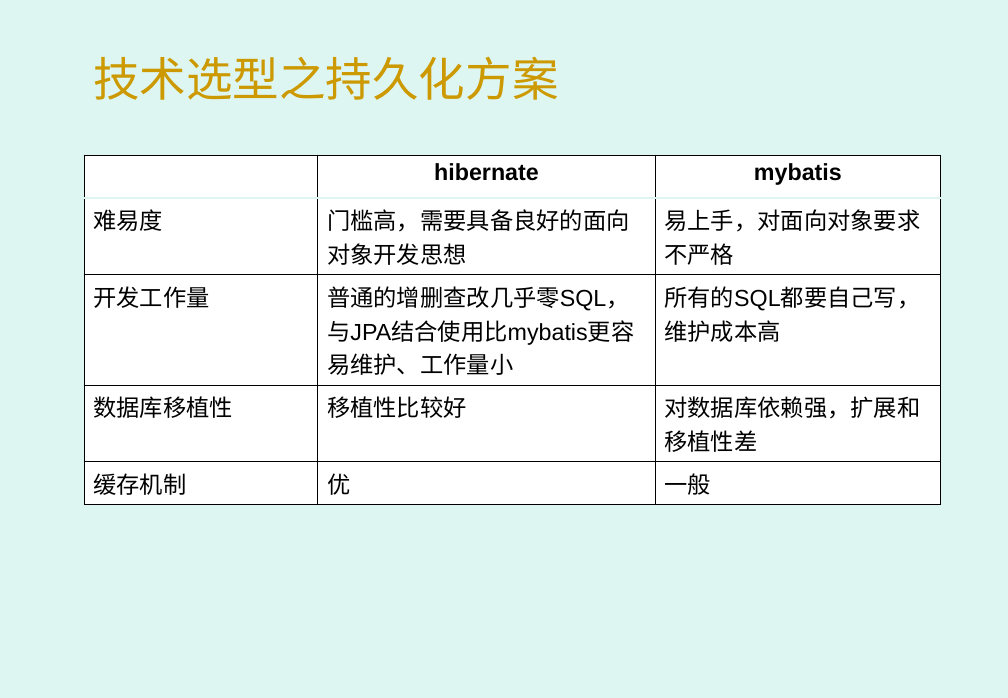
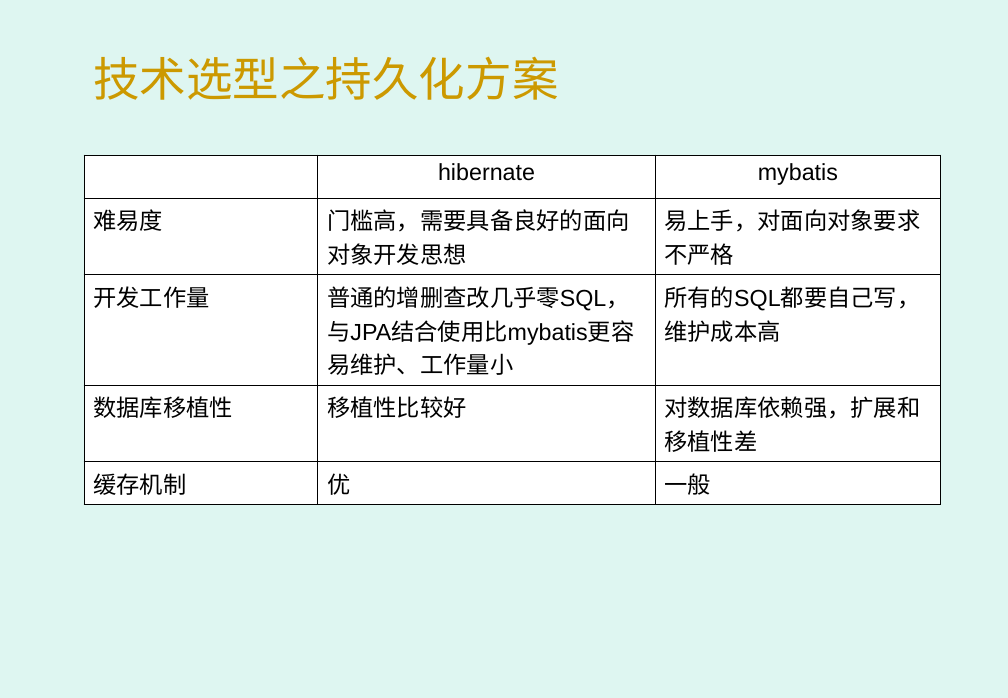
Before and after one commit to gon-superman/application, a slide deck: slide 8 of 系统框架.pptx. Drawn at 1008x698 pixels with LibreOffice and Linux fonts; fonts in the diff are those of the drawing; background and template pictures are left out. Boxes give left, top, right and bottom in pixels: in the first picture for what was removed or moved away, otherwise in the second. Text is boxed around its words. In the diff, an @@ line names an element or a change of style, - is before the commit and + after.

```diff
--- a/系统框架.pptx
+++ b/系统框架.pptx
@@ table at box(84, 155, 940, 499) @@
@@ bold off in "hibernate", "mybatis" @@
@@ borders changed @@
```
Also in this commit, not shown: 1 other slide changed, 3 slides added, 8 other files.
